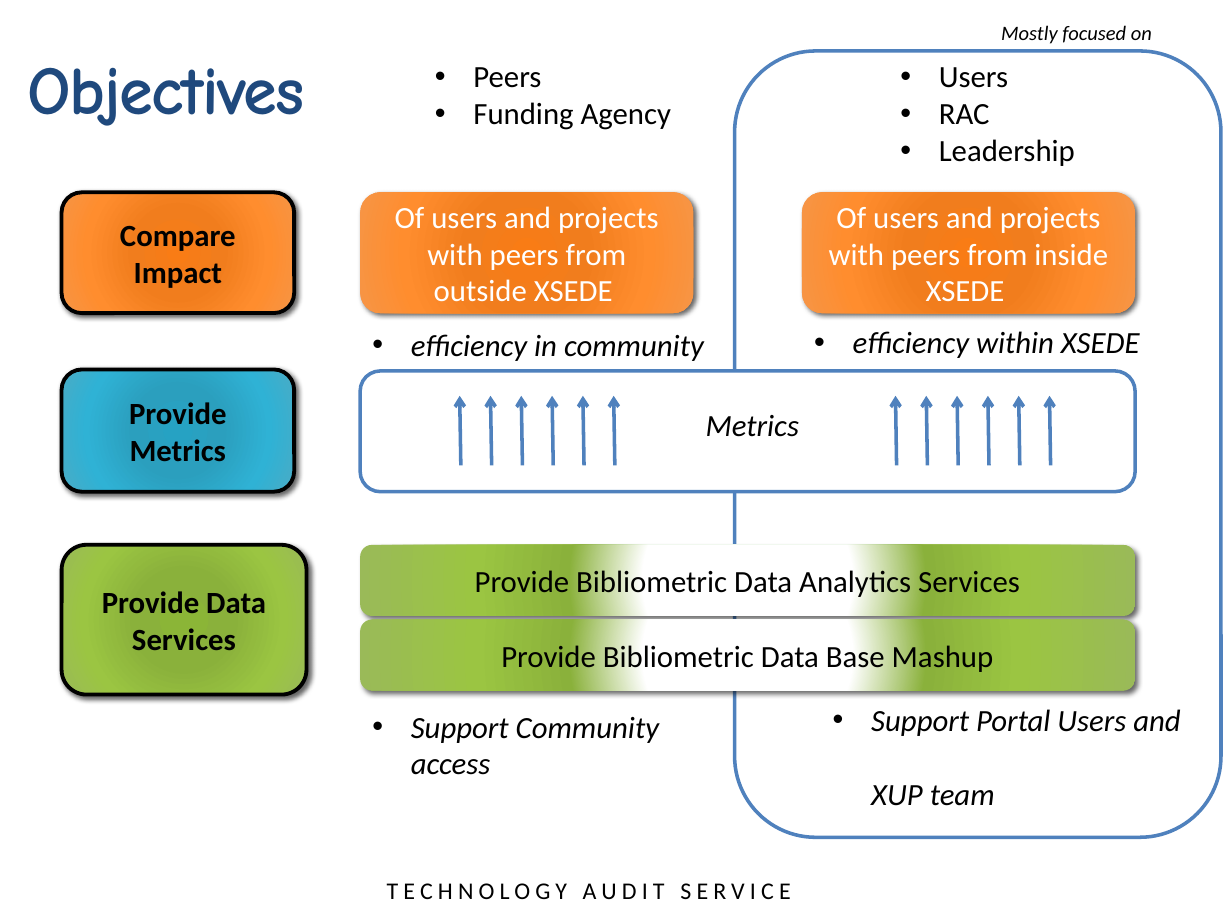
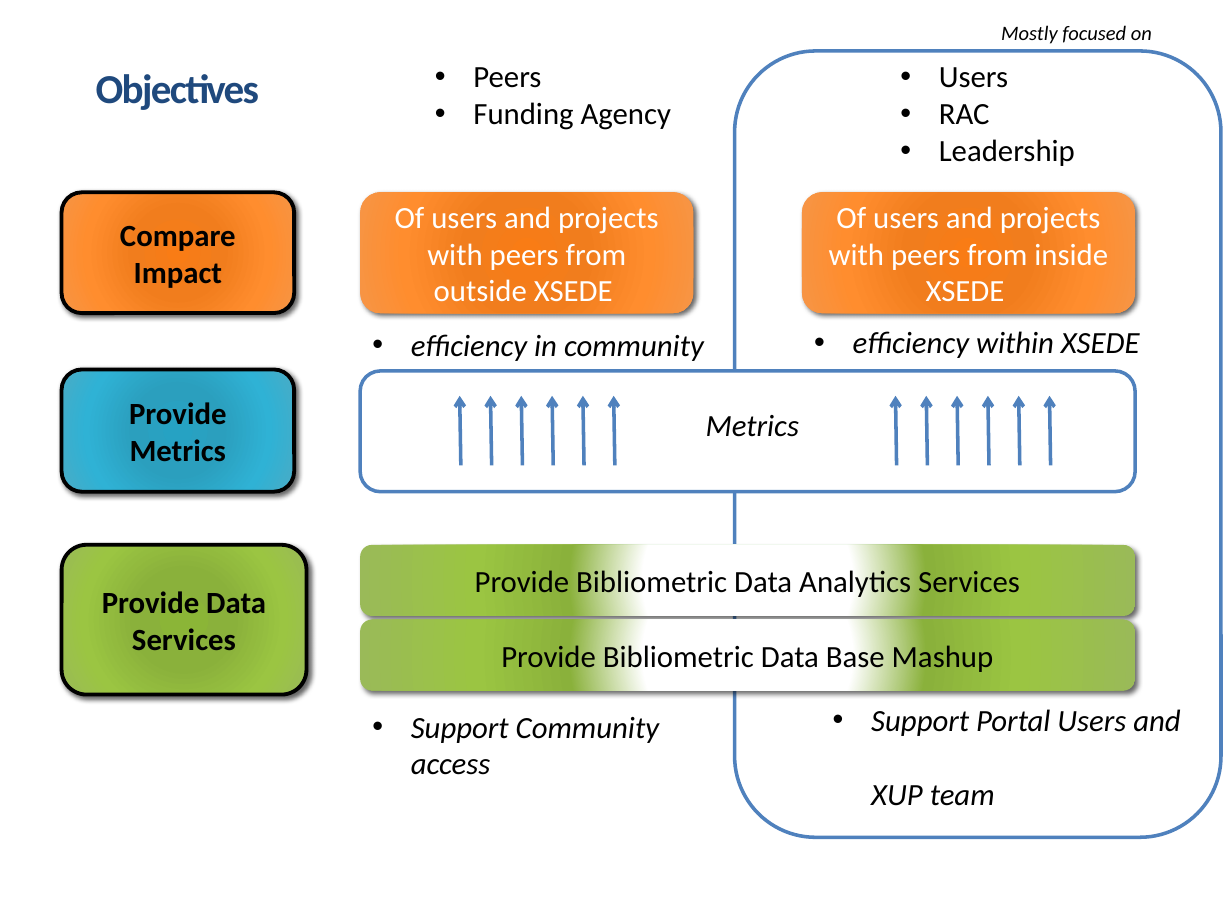
Before and after one commit to cyberaide/paper-tas-2, a slide deck: slide 3 of images/ppt/TAS Scientific-Impact-Oct-2014-2.0-v3.pptx. Drawn at 1232x924 pixels with LibreOffice and Linux fonts; fonts in the diff are those of the drawing; background and template pictures are left out. Boxes give left, top, right and bottom in pixels: in the first picture for what was removed or moved away, otherwise in the second. Text is boxed around its words. In the diff, an @@ line names an element or a change of style, - is before the commit and + after.

```diff
--- a/images/ppt/TAS Scientific-Impact-Oct-2014-2.0-v3.pptx
+++ b/images/ppt/TAS Scientific-Impact-Oct-2014-2.0-v3.pptx
@@ title "Objectives": place and size @@
-title "Objectives" at (27, 67, 304, 126)
+title "Objectives" at (96, 74, 259, 110)
@@ title "Objectives" at (96, 74, 259, 110): size 40 to 24 pt, font Comic Neue to Calibri @@
@@ text removed at (387, 883, 790, 899) @@
-TECHNOLOGY AUDIT SERVICE
```
Also in this commit, not shown: 36 other slides changed, 2 other files.
